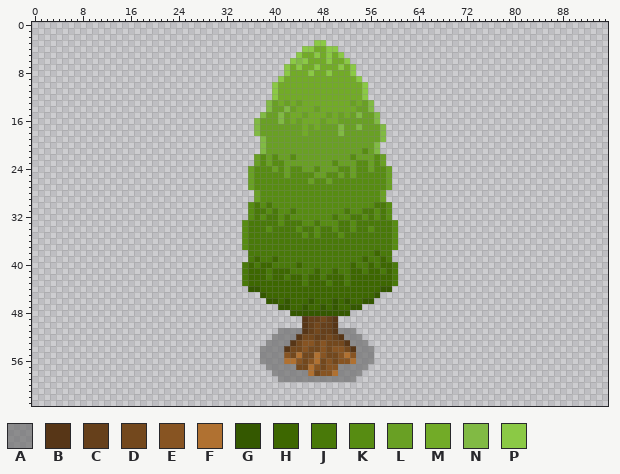
File history of a sprite sheet, LD47/Assets/Sprites/Worldgeneration/Tiles/NewTrees.png. The picture above is the old version.
The file is 96x96 pixels. The old version is drawn lined up with the new one, on the new canvas.
Palette (. is transparent): A #6c6c6caa  B #573617  C #66401b  D #73481d  E #875422  F #b07131  G #345800  H #3d6700  J #497909  K #578c12  L #69a024  M #72ab27  N #81ba44  P #8bc945
Pixels before (only the part around the change), first column x 0:
 7 ..........................................PMPMMPMMMPMP..........................................
 8 ..........................................PMMMPMMPMMMP..........................................
 9 .........................................PMMMMMMMMMMMMP.........................................
10 ........................................PMMMMMMMMMMMMMMP........................................
11 ........................................PMMMMMMMMMMMMMMP........................................
12 ........................................PMMMMMMMMMMMMMMP........................................
13 .......................................NLMLMLMMMMMMMMLMLN.......................................
14 .......................................NLLNLMMMLMMMMMMLLN.......................................
15 ......................................NLLNLMMLMMMLMLMLNLLN......................................
16 .....................................NLLLNLMLMMMLMMLLLLLLN......................................
17 .....................................NLLLLLLLMLMLLLNLLNLLLN.....................................
18 .....................................NLLLLLLLMLLLLLNLLLLLLN.....................................
19 ......................................NLLLLLLLLLLLLLLLLLLLN.....................................
20 ......................................NLLLLLLLLLLLLLLLLLLN......................................
21 ......................................NLLLLLLLLLLLLLLLLKLN......................................
22 .....................................LKLKLLKLLLLLLLLLKLLLKL.....................................
23 .....................................LKLKKLLLLLLLLKLLLKKLKL.....................................
24 ....................................LKKKLKLKKLLKLLLKKLKKLKKL....................................
25 ....................................LKKKKKLKKKKLLKKLKLKKKKKL....................................
26 ....................................LKKKKKKKKKLKKLKKKKKKKKKL....................................
27 ....................................LKKKKKKKKKKKKKKKKKKKKKKL....................................
28 .....................................LKKKKKKKKKKKKKKKKKKKKL.....................................
29 .....................................LKKKKKKKKKKKKKKKKKKKKL.....................................
30 ....................................KJKJKKKKKKKKKKKKKKKKKJJK....................................
31 ....................................KJJKJKKJKKKKKKKKJKKJJKJK....................................
32 ....................................KJKJJKJKKKKKKKJKKJJKJKJK....................................
33 ...................................KJJJJJKJJJKKJKKKJJKJJJJJJK...................................
34 ...................................KJJJKJJJJKJJKJJKJJKJJKJJJK...................................
35 ...................................KJJJJJJJJJKJKJJJKJJJJJJJJK...................................
36 ...................................KJJJJJJJJJJJJJJJJJJJJJJJJK...................................
37 ...................................KJJJJJJJJJJJJJJJJJJJJJJJJK...................................
38 ....................................JJJJJJJJJJJJJJJJJJJJJHJJ....................................
39 ....................................JHJJHJJJJJJJJJJJJJJHJJHJ....................................
40 ...................................JHJHHJJJJHJJJJJJJJHJJHJHHJ...................................
41 ...................................JHHHJHHHJJJJHJJHJJHHJHHJHJ...................................
42 ...................................JHHHJHHJHHJHHJHHHJHHHHHHHJ...................................
43 ...................................JHHHHHHHHHJHHHJHHJHHHHHHHJ...................................
44 ....................................GGHHHHHHHHHHHHHHHHHHHHGG....................................
45 ......................................GHHHHHHHHHHHHHHHHHHG......................................
46 .......................................GGHGHHHGHHHGHGHHGG.......................................
47 .........................................GGHHGHHGHGHHGG.........................................
48 ...........................................GGGGGGGGGG...........................................
49 .............................................BCCDCB.............................................
50 .............................................BCDCCB.............................................
51 .........................................AAAABCDCCBAAA..........................................
52 ........................................AAAABDDCCDCBAAA.........................................
53 .......................................AAAABDEEDEDDDBAAA........................................
54 ......................................AAAABDDEDDEDEEDBAAA.......................................
55 ......................................AAAAEDFDDFEDDEFEAAA.......................................
56 ......................................AAAAFFEDEFDEDEEFAAA.......................................
57 .......................................AAAAADDFEDEEAAAAA........................................
58 ........................................AAAAAAFDEEFAAAA.........................................
59 .........................................AAAAAAAAAAAAA..........................................
60 ................................................................................................
61 ................................................................................................
62 ................................................................................................
63 ................................................................................................
New version:
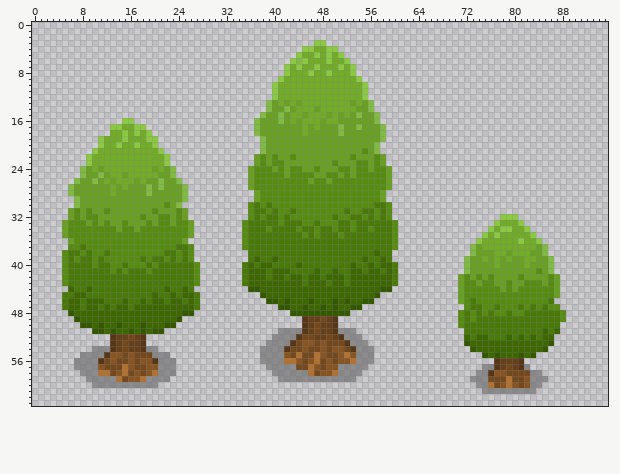
From old to new:
canvas 96x96 -> 96x64, the old top-left corner now at 0,-32 (the part of the old canvas that was cut away was empty and is not shown)
Changed rows in their new state; - is an unchanged pixel.
first column x 5:
16 ----------PP------------------------------------------------------------------------
17 --------PPMMPP----------------------------------------------------------------------
18 --------MMPMPMP---------------------------------------------------------------------
19 ------PMMMPMMMPP--------------------------------------------------------------------
20 ------PMMPMMPMMP--------------------------------------------------------------------
21 -----PMMMMMMMMMMP-------------------------------------------------------------------
22 ----PMMMMMMMMMMMMP------------------------------------------------------------------
23 ----PMMMMMMMMMMMMP------------------------------------------------------------------
24 ---NLMLMMMMMMMMLMLN-----------------------------------------------------------------
25 ---NLLNLMMLMMMMMLLN-----------------------------------------------------------------
26 --NLLNLMLMMMLMLLNLLN----------------------------------------------------------------
27 -NLLLLLLMLMLLLNLNLLLN---------------------------------------------------------------
28 -NLLLLLLMLLLLLNLLLLLN---------------------------------------------------------------
29 --NLLLLLLLLLLLLLLLLLN---------------------------------------------------------------
30 --NLLLLLLLLLLLLLLKLN----------------------------------------------------------------
31 -LKLKLLKLLLLLLLKLLLKL---------------------------------------------------------------
32 -LKLKKLLLLLLLKLLKKLKL----------------------------------------------------PPP--------
33 LKKKLKLKLLKLLLKLKKLKKL--------------------------------------------------PMMMP-------
34 LKKKKKKKKLKKLKKKKKKKKL-------------------------------------------------PMPPMMP------
35 LKKKKKKKKKKKKKKKKKKKKL------------------------------------------------PMPMMMMMP-----
36 -LKKKKKKKKKKKKKKKKKKL------------------------------------------------PMMMMMMPMMP----
37 -KKJKKKKKKKKKKKKKKKJJK----------------------------------------------NLMMMMMMMMMLN---
38 KJJKJKKJKKKKKKKKKJJKJK----------------------------------------------NLLLMMLMMMLLN---
39 KJKJJKJKKKKKKJKJJKJKJK---------------------------------------------NLLMLMLMLLMMLLN--
40 KJJJJKJJKKJKKKJKJJJJJJK--------------------------------------------NLLLLMLLLLMLLLN--
41 KJJJJJJJKJKJJJKJJJJJJJK--------------------------------------------NLLLLLLLLLLLKLN--
42 KJJJJJJJJJJJJJJJJJJJJJK-------------------------------------------LKLKLKLLLLKLLLLKL-
43 KJJJJJJJJJJJJJJJJJJJJJK-------------------------------------------LKKLKKLLKLLKKKLKL-
44 -HJJHJJJJJJJJJJJJHJJHJ--------------------------------------------LKKKKKKLKLKKKKKKL-
45 JJHHJJJJJJJJJJJHJJHJHHJ-------------------------------------------LKKKKKKKKKKKKKKKL-
46 JHHJHHHJJJHJJHJHHJHHJHJ-------------------------------------------LKJKKKKKKKKKKKKJ--
47 JHHJHHJHJHHJHHHHHHHHHHJ--------------------------------------------KJJKKJKKKJKJKJKK-
48 -GHHHHHHHHHHHHHHHHHHGG--------------------------------------------KJKJKJKKJKKJJJJJJK
49 --GHHHHHHHHHHHHHHHHG----------------------------------------------KJKJJJJJJJJJJJJJJK
50 ---GGHGHHGHHHGHHHGG-----------------------------------------------KJJJJJJJJJJJJJJJJ-
51 -----GGHGHHGHGHGG--------------------------------------------------JJJJJJJJJJJJJHJH-
52 --------BCCDCB-----------------------------------------------------HJHHJJJHJHJHJHH--
53 --------BCDCCB-----------------------------------------------------GHHHHHHHHHHHHHG--
54 -----AAABCDCCBAA----------------------------------------------------GHHHHHHHHHHHG---
55 ---AAAABEEDEDDDAAA----------------------------------------------------GHGHHHGHG-----
56 --AAAABDEDDEDEEBAAA-----------------------------------------------------BCCCB-------
57 --AAAAEDDDFEDDEEAAA---------------------------------------------------AABCDCBA------
58 ---AAAFFDEFDEDEFAAA--------------------------------------------------AABEEDDDDAA----
59 ----AAAAAFDEEFAAAA--------------------------------------------------AAADDDFDDEAAA---
60 -----AAAAAAAAAAA-----------------------------------------------------AAFDEFEDEAA----
61 ----------------------------------------------------------------------AAAAAAAAA-----
